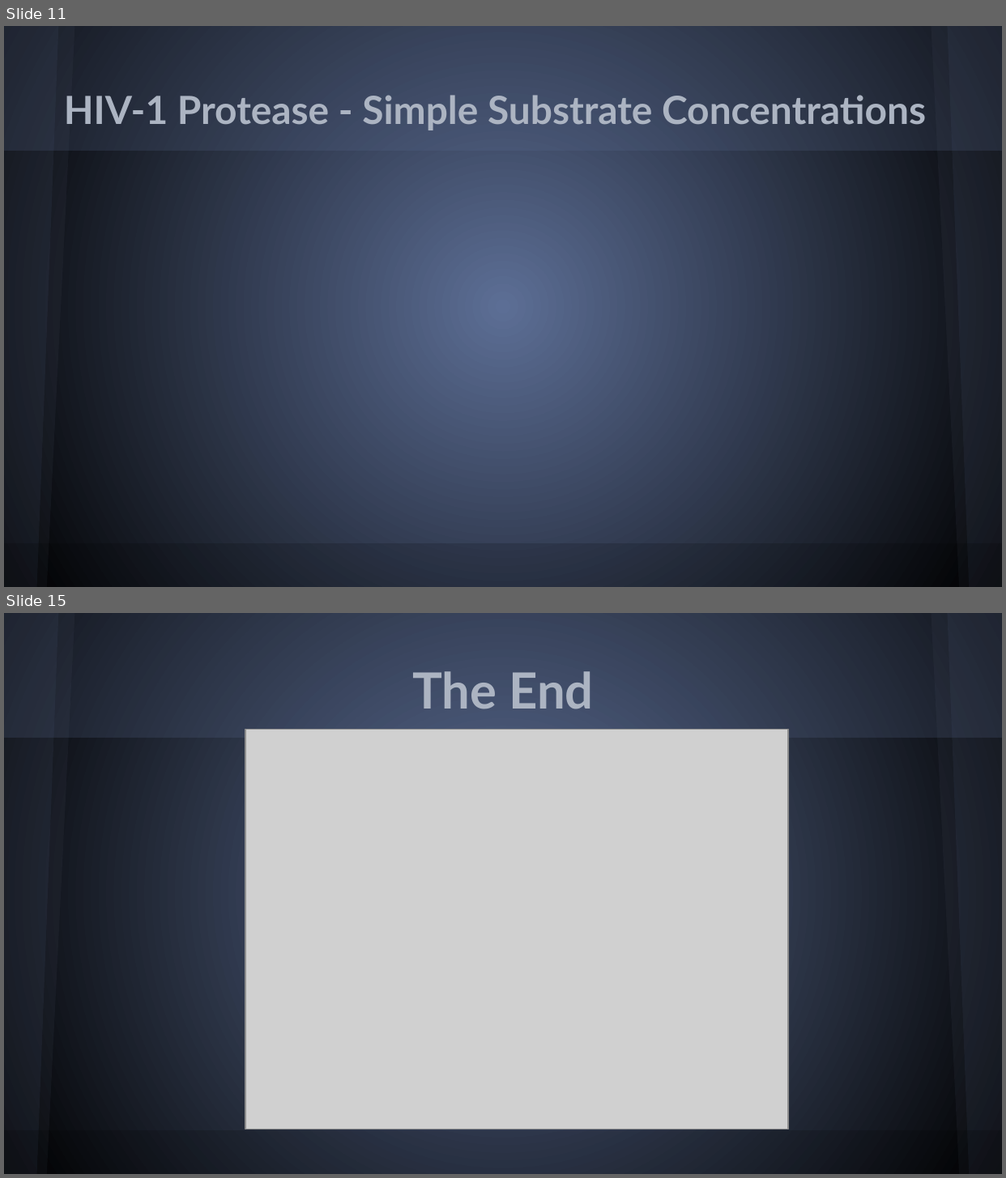
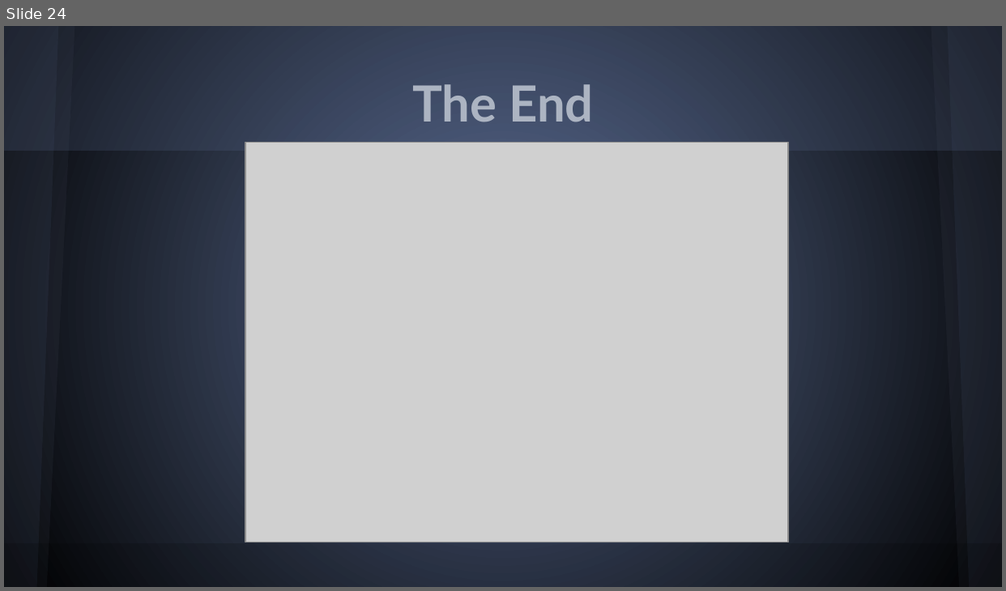
Before and after one commit to PGSSCompBio14/Stochastic-Simulator-Project, a slide deck: powerpoint/BOSSppt.pptx. Shown one above the other, each under a label of ours: slides 11 and 15 before the commit, slide 24 after it; the slides between them are not shown. The pictures are 1006x1178 and 1006x591 pixels, drawn with LibreOffice and Linux fonts; fonts in the diff are those of the drawing; grey boxes stand for pictures. Boxes give left, top, right and bottom in pixels: in the first picture for what was removed or moved away, otherwise in the second. Text is boxed around its words. In the diff, an @@ line names an element or a change of style, - is before the commit and + after.

```diff
--- a/powerpoint/BOSSppt.pptx
+++ b/powerpoint/BOSSppt.pptx
@@ slide 11 removed at (4, 26, 1002, 587), background gradient #5C6E95 to #000000; not listed: 6 template elements that a slide beside it also shows @@
@@ title removed at (64, 95, 926, 130) @@
-HIV-1 Protease - Simple Substrate Concentrations
@@ what was slide 15 is now slide 24 @@
```
Also in this commit, not shown: 7 slides changed, 16 slides added, 6 other slides removed.
